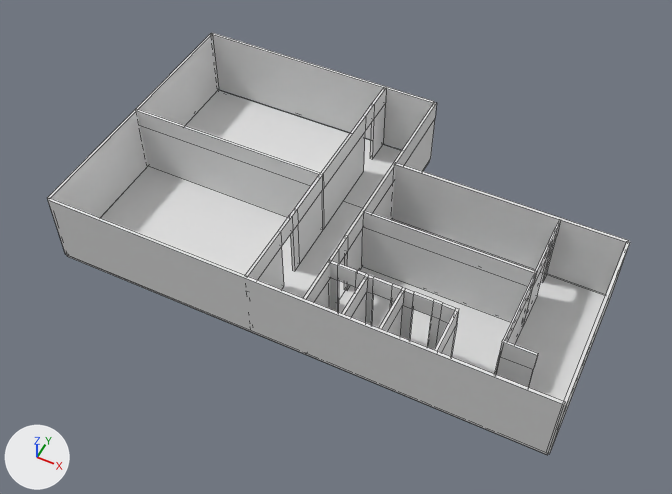
The Blender file Dark Room/Assets/Prefabs/Walls/toilets.blend as it was, and as the next commit left it.
Both versions are drawn from a 50 mm camera at (4.6, -18.3, 24.4) aimed at (-5.0, 0.8, 0.6). The lights are fixed; the arrows at lower left show +X, +Y and +Z. Mesh edges are drawn as thin lines. The same objects are shown in both versions, whatever each file hides.

The scene before the commit, as lines of its bpy script (objects in view):
```python
ob_cube = bpy.data.objects.new('Cube', me_cube_001)
ob_cube.location = (-4.0, -0.75, 1.4)
ob_cube.rotation_euler = (0.0, 0.0, 3.142)  # degrees (0, 0, 180)
ob_cube.scale = (0.05, 0.6, 1.35)
ob_cube_001 = bpy.data.objects.new('Cube.001', me_cube_010)
ob_cube_001.location = (-8.76, 6.86, 1.4)
ob_cube_001.scale = (4.7, 0.05, 1.35)
ob_cube_002 = bpy.data.objects.new('Cube.002', me_cube_004)
ob_cube_002.location = (0.0, 3.3, 1.4)
ob_cube_002.scale = (4.0, 0.05, 1.35)
ob_cube_004 = bpy.data.objects.new('Cube.004', me_cube_006)
ob_cube_004.location = (4.0, 0.0, 1.4)
ob_cube_004.scale = (0.05, 3.3, 1.35)
ob_cube_005 = bpy.data.objects.new('Cube.005', me_cube_007)
ob_cube_005.location = (-1.22, 0.8, 1.4)
ob_cube_005.scale = (2.75, 0.04, 1.35)
ob_cube_006 = bpy.data.objects.new('Cube.006', me_cube_003)
ob_cube_006.location = (-3.4, -1.6, 1.4)
ob_cube_006.rotation_euler = (0.0, 0.0, 1.571)  # degrees (0, 0, 90)
ob_cube_006.scale = (0.05, 0.6, 1.35)
ob_cube_007 = bpy.data.objects.new('Cube.007', me_cube_009)
ob_cube_007.location = (-8.17, 1.72, 0.0)
ob_cube_007.scale = (4.2, 5.05, 0.05)
ob_cube_008 = bpy.data.objects.new('Cube.008', me_cube_011)
ob_cube_008.location = (-13.43, 1.76, 1.4)
ob_cube_008.scale = (0.05, 5.05, 1.35)
ob_cube_009 = bpy.data.objects.new('Cube.009', me_cube_012)
ob_cube_009.location = (-9.7, 1.71, 1.4)
ob_cube_009.scale = (3.75, 0.05, 1.35)
# me_cube_012
# before: 38 (1.0, 67.0, -1.0), 39 (1.0, 67.0, 1.0) at pixel (363, 115), 40 (1.0, 67.0, -1.0) at pixel (363, 171), 41 (1.0, 67.0, 1.0) at pixel (365, 116), 42 (1.0, 67.0, 0.0) at pixel (365, 131)
# before: 43 (1.0, 67.0, 0.0), 44 (1.0, 82.0, 1.0) at pixel (371, 103), 45 (1.0, 82.0, 0.0), 46 (1.0, 82.0, 1.0) at pixel (374, 104), 47 (1.0, 82.0, 0.0) at pixel (373, 119)
# before: 48 (1.0, 82.0, -1.0) at pixel (369, 158), 49 (1.0, 82.0, -1.0) at pixel (372, 159)
# also in view: 'Cube.003' at (-4.7, -3.3, 1.4)
```
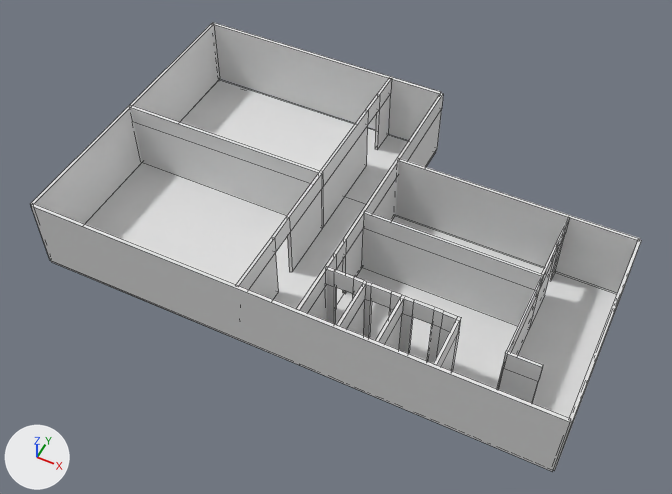
Where the change shows, as pixel boxes (x1, y1, x2, y2) in the pictures (672 x 494 px; the box of a moved part takes in the faces that stretch with it):
'Cube.007', moved, rescaled (7% taller): before (67, 90, 605, 455); after (51, 80, 617, 472)
'Cube.003', moved, rescaled: before (48, 198, 565, 455); after (31, 204, 571, 471)
'Cube.009', reshaped, moved, rescaled (10% taller): before (136, 88, 386, 289); after (131, 78, 392, 299)
'Cube.002', moved, rescaled: before (392, 163, 629, 295); after (395, 159, 640, 294)
'Cube.005', moved, rescaled (8% taller): before (362, 210, 561, 387); after (362, 211, 570, 403)
'Cube.001', moved, rescaled: before (211, 33, 434, 150); after (212, 22, 441, 140)
'Cube.008', moved, rescaled (10% wider, 9% taller): before (47, 34, 219, 218); after (30, 23, 220, 224)
'Cube.006', moved, rescaled (9% taller): before (330, 261, 459, 357); after (326, 266, 461, 371)
'Cube', moved, rescaled (10% wider, 10% taller): before (303, 102, 437, 309); after (296, 93, 443, 321)
'Cube.004', moved, rescaled (7% wider, 8% taller): before (548, 241, 630, 454); after (553, 240, 641, 471)
part 1 of me_cube_012, cut back: before (245, 175, 323, 289); after (236, 173, 322, 299)
part 2 of me_cube_012, moved or reshaped: before (321, 88, 386, 228); after (321, 78, 392, 226)

The change in detail:
me_cube_012 is used by ob_cube_009; location (-9.7, 1.71, 1.4); scale (3.75, 0.05, 1.35).
Verts and faces of me_cube_012; kept vertices keep their numbers, new ones are numbered from 60.
me_cube_012 had 60 vertices, 58 faces, 2 loose edges and spanned x -1.0..1.0, y -100.0..102.0, z -1.0..1.0.
me_cube_012 now has 54 vertices, 52 faces, 2 loose edges and spans x -1.0..1.0, y -100.0..102.0, z -1.0..1.0.
Part 1, on me_cube_012:
10 vertices are removed from x 1.0, y -43.0..-36.0, z -1.0..1.0.
16 faces are deleted.
4 vertices in x 1.0, y -58.0, z -1.0..0.0 move by (0.0, -1.0, 0.0).
4 vertices move from x 1.0, y -58.0..-36.0, z 1.0 to x 1.0, y -60.0..-42.0, z 1.0.
4 vertices are added at (1.0, -42.0, 0.0), (1.0, -42.0, 0.0), (1.0, -42.0, -1.0), (1.0, -42.0, -1.0).
10 new faces join them.
Part 2, on me_cube_012:
Vertices 38 to 43 move by (0.0, -1.0, 0.0).
Vertices 44 to 49 move by (0.0, 1.0, 0.0).
Object 'Cube.009' (ob_cube_009) moves from (-9.7, 1.71, 1.4) to (-9.88, 1.78, 1.4).
Object 'Cube.009' (ob_cube_009) is rescaled from (3.75, 0.05, 1.35) to (3.88, 0.0552, 1.35).
Object 'Cube.008' (ob_cube_008) moves from (-13.43, 1.76, 1.4) to (-13.75, 1.84, 1.4).
Object 'Cube.008' (ob_cube_008) is rescaled from (0.05, 5.05, 1.35) to (0.0518, 5.57, 1.35).
Object 'Cube.001' (ob_cube_001) moves from (-8.76, 6.86, 1.4) to (-8.91, 7.46, 1.4).
Object 'Cube.001' (ob_cube_001) is rescaled from (4.7, 0.05, 1.35) to (4.87, 0.0552, 1.35).
Object 'Cube.007' (ob_cube_007) moves from (-8.17, 1.72, 0.0) to (-8.3, 1.78, 0.0).
Object 'Cube.007' (ob_cube_007) is rescaled from (4.2, 5.05, 0.05) to (4.35, 5.57, 0.05).
Object 'Cube.005' (ob_cube_005) moves from (-1.22, 0.8, 1.4) to (-1.11, 0.77, 1.4).
Object 'Cube.005' (ob_cube_005) is rescaled from (2.75, 0.04, 1.35) to (2.85, 0.0442, 1.35).
Object 'Cube.004' (ob_cube_004) moves from (4.0, 0.0, 1.4) to (4.3, -0.11, 1.4).
Object 'Cube.004' (ob_cube_004) is rescaled from (0.05, 3.3, 1.35) to (0.0518, 3.64, 1.35).
Object 'Cube.002' (ob_cube_002) moves from (0.0, 3.3, 1.4) to (0.16, 3.53, 1.4).
Object 'Cube.002' (ob_cube_002) is rescaled from (4.0, 0.05, 1.35) to (4.14, 0.0552, 1.35).
Object 'Cube' (ob_cube) moves from (-4.0, -0.75, 1.4) to (-3.98, -0.93, 1.4).
Object 'Cube' (ob_cube) is rescaled from (0.05, 0.6, 1.35) to (0.0518, 0.662, 1.35).
Object 'Cube.003' (ob_cube_003) moves from (0.0, -3.3, 1.4) to (0.16, -3.75, 1.4).
Object 'Cube.003' (ob_cube_003) is rescaled from (4.0, 0.05, 1.35) to (4.14, 0.0552, 1.35).
Object 'Cube.006' (ob_cube_006) moves from (-3.4, -1.6, 1.4) to (-3.36, -1.88, 1.4).
Object 'Cube.006' (ob_cube_006) is rescaled from (0.05, 0.6, 1.35) to (0.0552, 0.621, 1.35).
